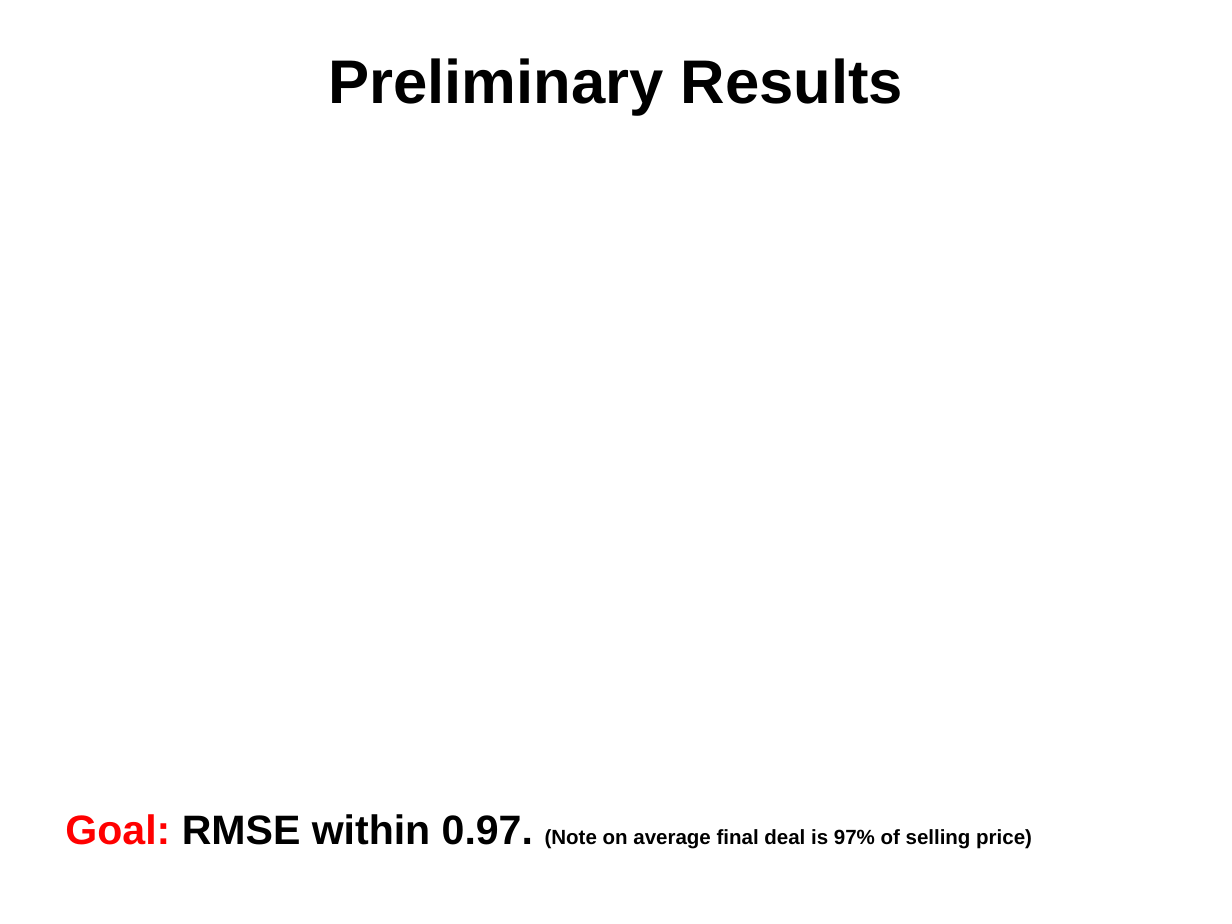
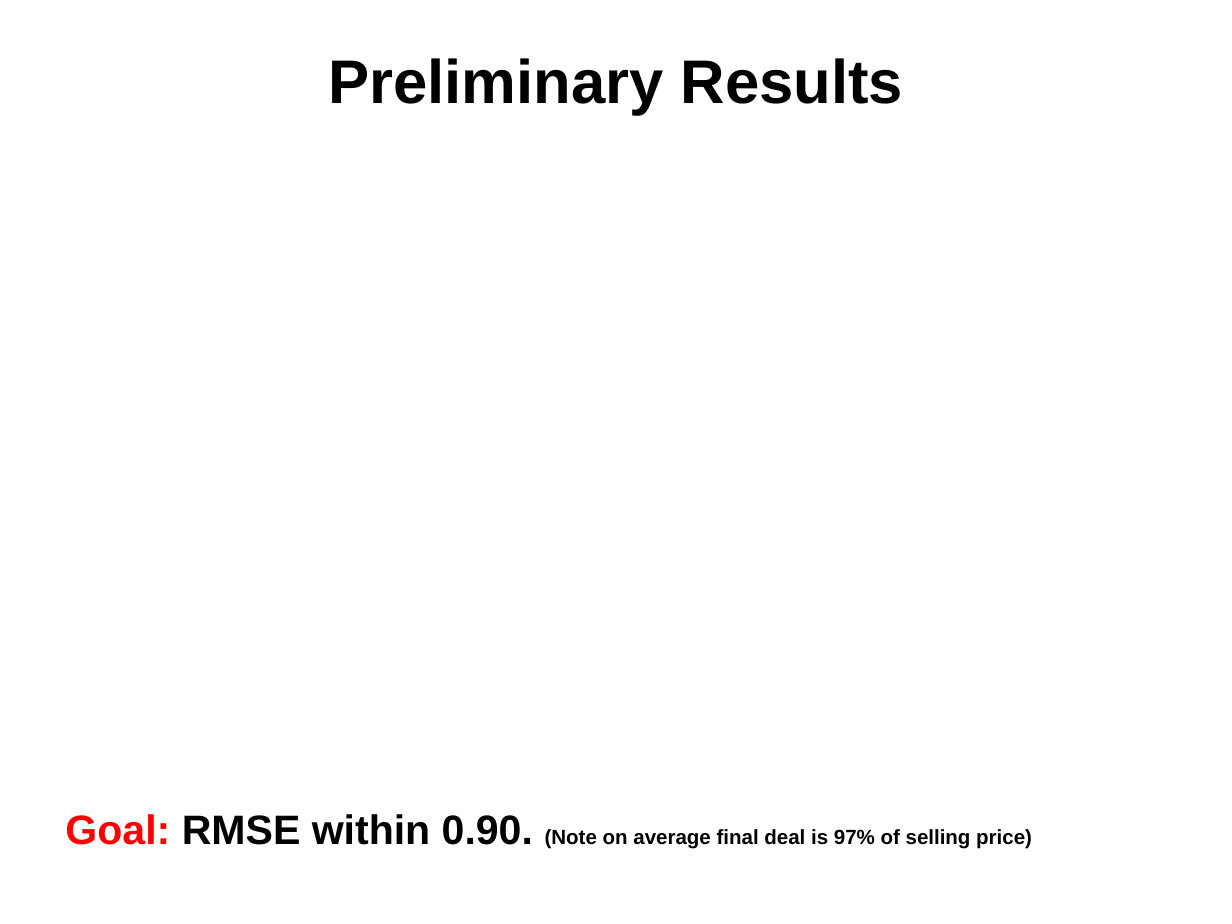
Before and after one commit to npow/centris, a slide deck: slide 6 of presentation/DaveNissanEmil2014MachineLearning.pptx. Drawn at 1232x924 pixels with LibreOffice and Linux fonts; fonts in the diff are those of the drawing. Boxes give left, top, right and bottom in pixels: in the first picture for what was removed or moved away, otherwise in the second. Text is boxed around its words. In the diff, an @@ line names an element or a change of style, - is before the commit and + after.

Commit message:
update

```diff
--- a/presentation/DaveNissanEmil2014MachineLearning.pptx
+++ b/presentation/DaveNissanEmil2014MachineLearning.pptx
@@ text at <box>65,814,1032,849</box>: text changed @@
-Goal: RMSE within 0.97. (Note on average final deal is 97% of selling price)
+Goal: RMSE within 0.90. (Note on average final deal is 97% of selling price)
```
Also in this commit, not shown: 1 other slide changed.
